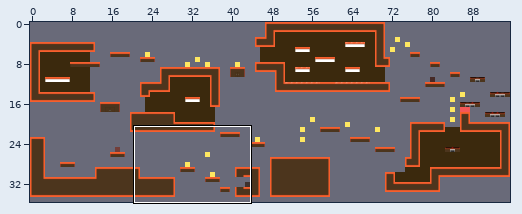
An edit to a level. LDtk project, sprites/mapsLDtk/Level1.ldtk. Above, an overview of the earlier version with the close-up marked.
Close-up. Earlier state:
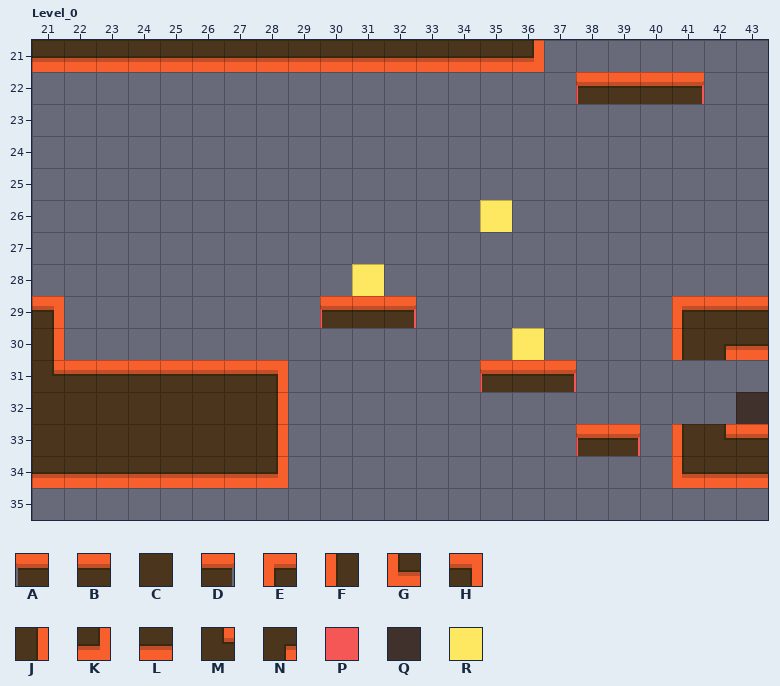
Cells are 32x32 px. Shown: Level_0 x 21..43, y 21..35.
Key: from "Cocina": A 6, B 8, C 9, D 10, E 12, F 13, G 14, H 15, J 16, K 17, L 18, M 24, N 25; from "Colliders": P 1 "collider", Q 4 "coco", R 5 "money".
_ is an empty cell, # one hidden under a higher layer.
Layer "Colliders" before, first column x 21:
21 _______________________
22 _________________P##P__
23 _______________________
24 _______________________
25 _______________________
26 ______________R________
27 _______________________
28 __________R____________
29 #________P#P________###
30 #______________R____###
31 _#######______P#P______
32 _______#______________Q
33 _______#_________PP_###
34 _______#____________#__
35 _______________________
Layer "Level1" before, first column x 21:
21 LLLLLLLLLLLLLLLK_______
22 _________________ABBD__
23 _______________________
24 _______________________
25 _______________________
26 _______________________
27 _______________________
28 _______________________
29 H________ABD________EBB
30 J___________________FNL
31 MBBBBBBH______ABD______
32 CCCCCCCJ_______________
33 CCCCCCCJ_________AD_FMB
34 LLLLLLLK____________GLL
35 _______________________
And afterwards:
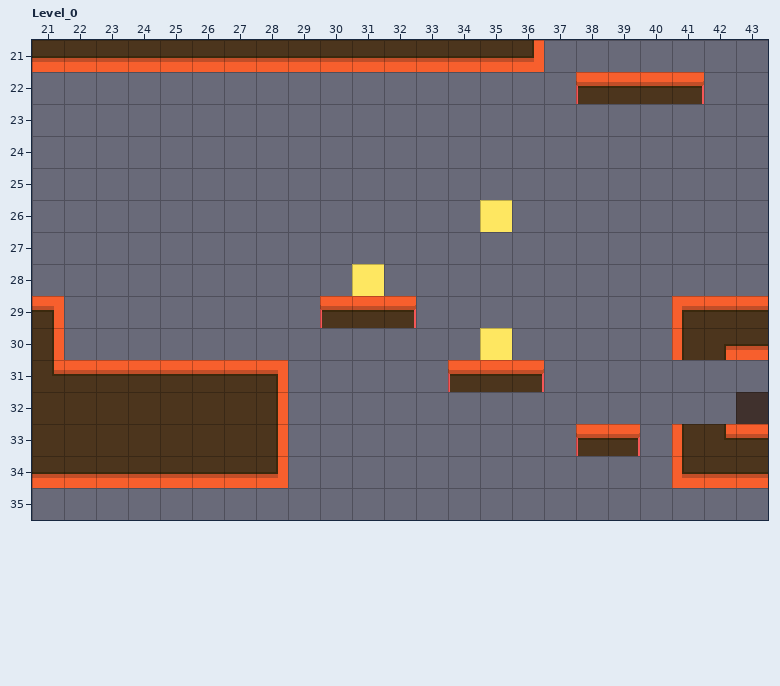
What changed:
Layer "Colliders":
y 30: x 35..36 _R -> R_
y 31: x 34 _ -> P; x 37 P -> _
Layer "Level1":
y 31: x 34..37 _ABD -> ABD_
Pixel boxes of the changes (left, top, right, bottom) in both close-ups:
changed: (448, 328, 576, 392)
